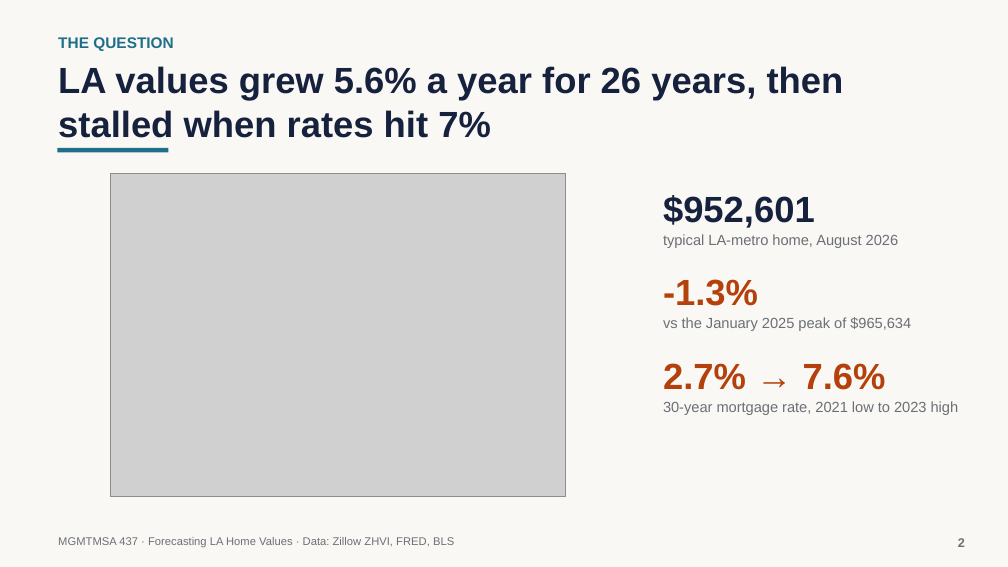
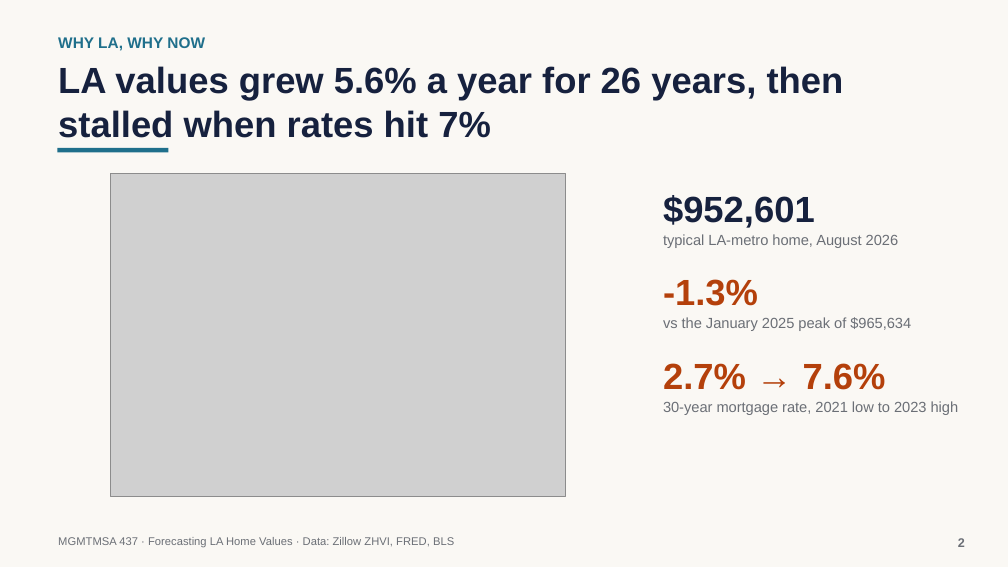
Before and after one commit to neiltd/la-housing-forecast, a slide deck: slide 2 of slides/LA_home_values_slides.pptx. Drawn at 1008x567 pixels with LibreOffice and Linux fonts; fonts in the diff are those of the drawing; grey boxes stand for pictures. Boxes give left, top, right and bottom in pixels: in the first picture for what was removed or moved away, otherwise in the second. Text is boxed around its words. In the diff, an @@ line names an element or a change of style, - is before the commit and + after.

```diff
--- a/slides/LA_home_values_slides.pptx
+++ b/slides/LA_home_values_slides.pptx
@@ text at (58, 37, 205, 51): text changed @@
-THE QUESTION
+WHY LA, WHY NOW
```
Also in this commit, not shown: 9 other slides changed, 3 other files.
